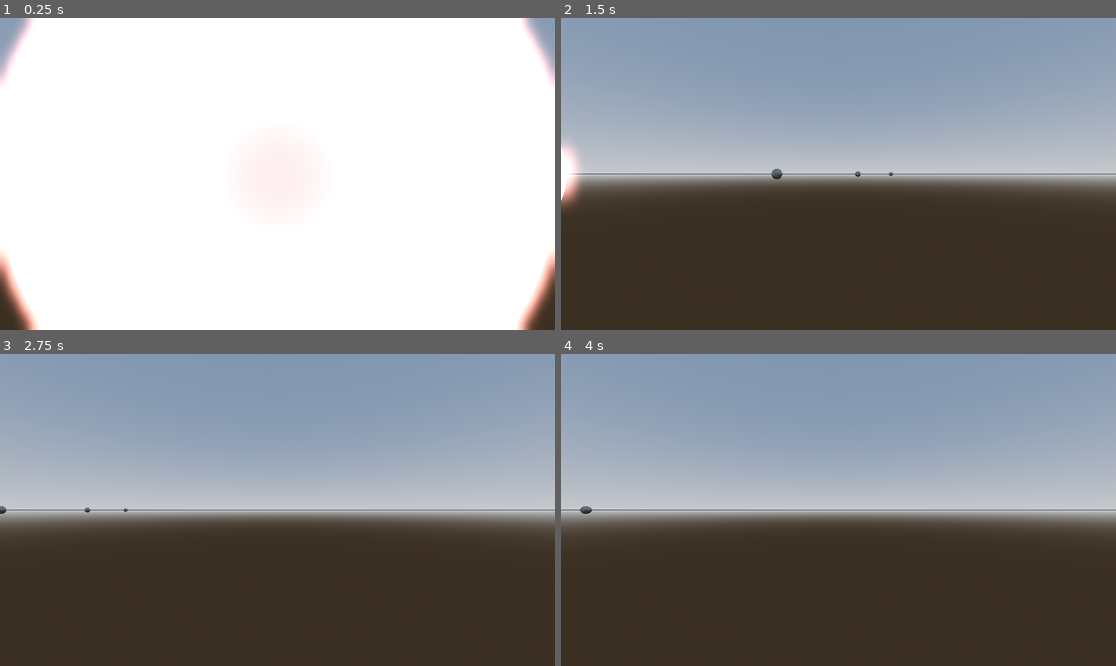
Above: before the commit, frames 1-4 (two rows, left to right).
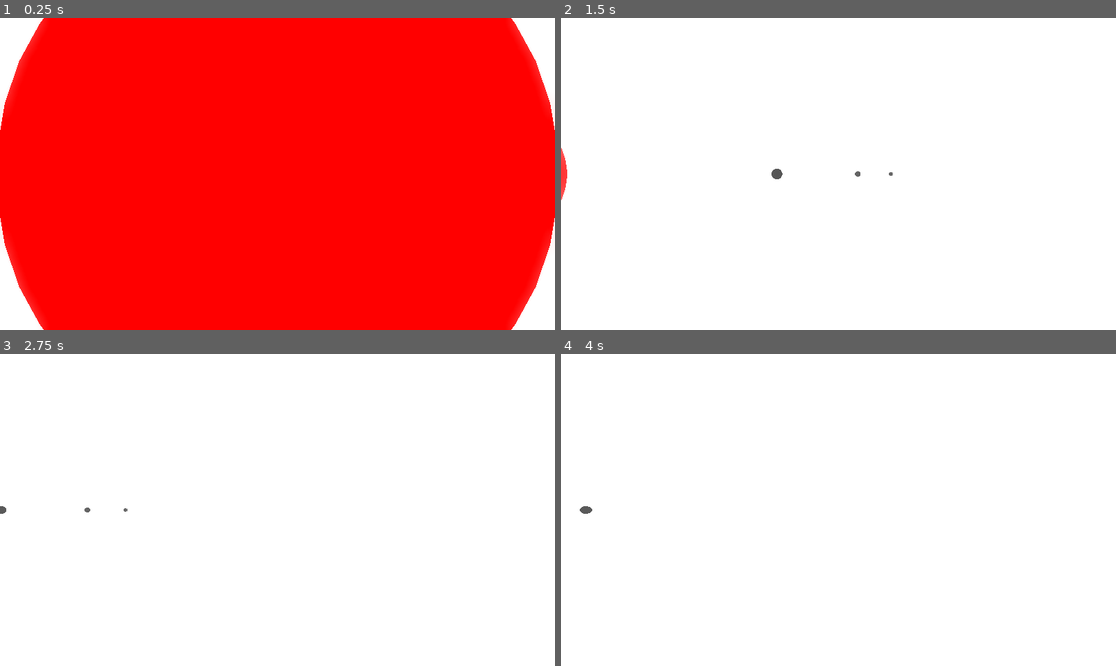
Above: after the commit, the same moments.

Repository: Pekersen/NFTL_Test_1.1
Game: Godot game, scene res://main.tscn
The game is run twice, just before and just after one commit, with the same random seed, the same clock (stepped at 60 frames per second) and the same inputs.
Inputs (mouse positions are in pixels of both pictures, inside the frame that each line leads up to):
- Up to frame 1 (0.25 s): no input
- Up to frame 2 (1.5 s): tap Enter at 0.5 s; move the mouse to (960, 158) at 0.52 s; hold D (right) 0.53-1.25 s; hold 0 (camera_confine) 0.53-1.25 s; click (960, 158) at 0.67 s; drag from (727, 189) to (810, 236) at 1.27 s
- Up to frame 3 (2.75 s): move the mouse to (333, 441) at 2.02 s; hold D (right) from 2.03 s (still down); click (333, 441) at 2.1 s
- Up to frame 4 (4 s): release D (right) at 2.75 s; drag from (810, 572) to (672, 463) at 2.77 s; move the mouse to (1005, 556) at 3.52 s; hold A (left) from 3.53 s (still down); hold Mouse wheel down (zoom_out) from 3.53 s (still down)

The runs differ from the first frame. In frame 1, 99% of the frame differs, in the area x 0-100%, y 0-100%; in frame 2, 100%; in frame 3, 100%; in frame 4, 100%.

Commit message:
sun shader?

Diff:
--- a/Celestial Objects/Planets/planet.tscn
+++ b/Celestial Objects/Planets/planet.tscn
@@ -1,12 +1,14 @@
-[gd_scene load_steps=5 format=3 uid="uid://cqtxuyes4fdju"]
+[gd_scene load_steps=6 format=3 uid="uid://cqtxuyes4fdju"]
 
 [ext_resource type="Script" path="res://Celestial Objects/Planets/planet.gd" id="1_21ytp"]
 
+[sub_resource type="StandardMaterial3D" id="StandardMaterial3D_c4vhg"]
+shading_mode = 0
+
 [sub_resource type="TorusMesh" id="TorusMesh_3ugw0"]
+material = SubResource("StandardMaterial3D_c4vhg")
 inner_radius = 9.995
 outer_radius = 10.0
-rings = 128
-ring_segments = 64
 
 [sub_resource type="SphereMesh" id="SphereMesh_xsawm"]
 radius = 0.1
--- a/Celestial Objects/Stars/star.tscn
+++ b/Celestial Objects/Stars/star.tscn
@@ -1,21 +1,17 @@
-[gd_scene load_steps=6 format=3 uid="uid://bequjodqr8tcj"]
+[gd_scene load_steps=5 format=3 uid="uid://bequjodqr8tcj"]
 
 [ext_resource type="Script" path="res://Celestial Objects/Stars/star.gd" id="1_81nsq"]
-[ext_resource type="Shader" path="res://Shaders/star.gdshader" id="2_dithh"]
 
-[sub_resource type="ShaderMaterial" id="ShaderMaterial_2035w"]
-render_priority = 0
-shader = ExtResource("2_dithh")
-shader_parameter/Glow_Power = 1.099
-shader_parameter/Lightness_Difference = 1.538
-shader_parameter/Sun_Color = Color(1, 0.329412, 0.309804, 1)
-shader_parameter/waveSpeed = 0.177
-shader_parameter/fresnel = 2.0
-shader_parameter/scale = 0.0
-shader_parameter/blendSharpness = 0.0
+[sub_resource type="StandardMaterial3D" id="StandardMaterial3D_vhuoy"]
+transparency = 1
+cull_mode = 1
+albedo_color = Color(2, 1.2, 0.5, 1)
+emission_enabled = true
+emission = Color(1, 0, 0, 1)
+emission_energy_multiplier = 1.5
 
 [sub_resource type="SphereMesh" id="SphereMesh_f1oyn"]
-material = SubResource("ShaderMaterial_2035w")
+material = SubResource("StandardMaterial3D_vhuoy")
 
 [sub_resource type="SphereShape3D" id="SphereShape3D_4mdgf"]
 
--- a/Shaders/star.gdshader
+++ /dev/null
@@ -1,52 +0,0 @@
-shader_type spatial;
-render_mode specular_schlick_ggx;
-
-
-uniform float Glow_Power : hint_range(0,10) = 3;
-uniform float Lightness_Difference : hint_range(0,10) = 3;
-uniform vec4 Sun_Color : source_color;
-
-uniform sampler2D voronoi_noise;
-uniform sampler2D emission_noise;
-varying vec3 vertex_pos;
-uniform float waveSpeed : hint_range(0,1) = 0.1;
-uniform float fresnel : hint_range(0,2) = 1.0;
-
-uniform float scale : hint_range(0,2) = 0.01;
-uniform float blendSharpness : hint_range(0,2) = 0.0;
-
-// TRIPLANAR FUNCTION
-vec4 triplanar_texture(vec3 position, vec3 normal, vec2 offset, sampler2D noise) {
-	vec4 colX = texture(noise, position.xy * scale + offset);
-	vec4 colY = texture(noise, position.xz * scale + offset);
-	vec4 colZ = texture(noise, position.zy * scale + offset);
-
-	vec3 blendWeight = abs(normal);
-	blendWeight = vec3(pow(blendWeight.x, blendSharpness), pow(blendWeight.y, blendSharpness), pow(blendWeight.z, blendSharpness));
-	blendWeight /= (blendWeight.x + blendWeight.y + blendWeight.z);
-
-	return colX * blendWeight.x + colY * blendWeight.y + colZ * blendWeight.z;
-}
-
-void vertex() {
-	vertex_pos = VERTEX;
-}
-
-void fragment() {
-	// Fresnel
-	float fresnel_out = pow(fresnel - clamp(dot(NORMAL, VIEW), 0.0, fresnel), fresnel);
-
-	vec2 waveOffsetA = vec2(TIME * waveSpeed, TIME * waveSpeed * 0.8);
-	vec2 waveOffsetB = vec2(TIME * waveSpeed * - 0.8, TIME * waveSpeed * -0.3);
-	vec2 result_offset = waveOffsetA + waveOffsetB;
-
-	vec3 cloud_tex = triplanar_texture(vertex_pos, NORMAL, result_offset, voronoi_noise).rgb;
-	vec3 cloud_tex_with_light = cloud_tex * vec3(Lightness_Difference);
-	vec3 cloud_tex_with_light_with_color = cloud_tex_with_light * Sun_Color.rgb;
-	vec3 cloud_tex_with_light_with_color_with_glow = vec3(Glow_Power) * cloud_tex_with_light_with_color;
-
-	vec3 noise_tex = triplanar_texture(vertex_pos, NORMAL, result_offset, emission_noise).rgb;
-	vec3 result = cloud_tex_with_light_with_color_with_glow * noise_tex;
-
-	EMISSION = vec3(fresnel_out) * result;
-}
--- a/TODO.cfg
+++ b/TODO.cfg
@@ -6,7 +6,7 @@
 item6="Pause"
 item5="Skybox"
 item7="Console/Debugger"
-item8="NPCS"
+item8="NPCS (maybe dlc)"
 item9="Planet close-ups"
 
 [Pekersen progress]
--- a/main.tscn
+++ b/main.tscn
@@ -1,22 +1,21 @@
-[gd_scene load_steps=8 format=3 uid="uid://dffhqmxhub7ir"]
+[gd_scene load_steps=6 format=3 uid="uid://dffhqmxhub7ir"]
 
 [ext_resource type="Script" path="res://main.gd" id="1_n3iuf"]
 [ext_resource type="PackedScene" uid="uid://7rmy8cmq7ttw" path="res://Camera/player_camera.tscn" id="1_spi54"]
 [ext_resource type="PackedScene" uid="uid://cqtxuyes4fdju" path="res://Celestial Objects/Planets/planet.tscn" id="2_07cdw"]
 [ext_resource type="PackedScene" uid="uid://bequjodqr8tcj" path="res://Celestial Objects/Stars/star.tscn" id="3_rtaok"]
 
-[sub_resource type="ProceduralSkyMaterial" id="ProceduralSkyMaterial_lu8cq"]
-sky_horizon_color = Color(0.64625, 0.65575, 0.67075, 1)
-ground_horizon_color = Color(0.64625, 0.65575, 0.67075, 1)
-
-[sub_resource type="Sky" id="Sky_v5bop"]
-sky_material = SubResource("ProceduralSkyMaterial_lu8cq")
-
 [sub_resource type="Environment" id="Environment_y5lqt"]
-background_mode = 2
-sky = SubResource("Sky_v5bop")
+background_mode = 1
+background_color = Color(0.211765, 0.211765, 0.211765, 1)
+ambient_light_source = 1
 tonemap_mode = 2
 glow_enabled = true
+glow_normalized = true
+glow_intensity = 1.3
+glow_strength = 1.05
+glow_bloom = 0.3
+glow_blend_mode = 0
 
 [node name="Main" type="Node3D"]
 script = ExtResource("1_n3iuf")
